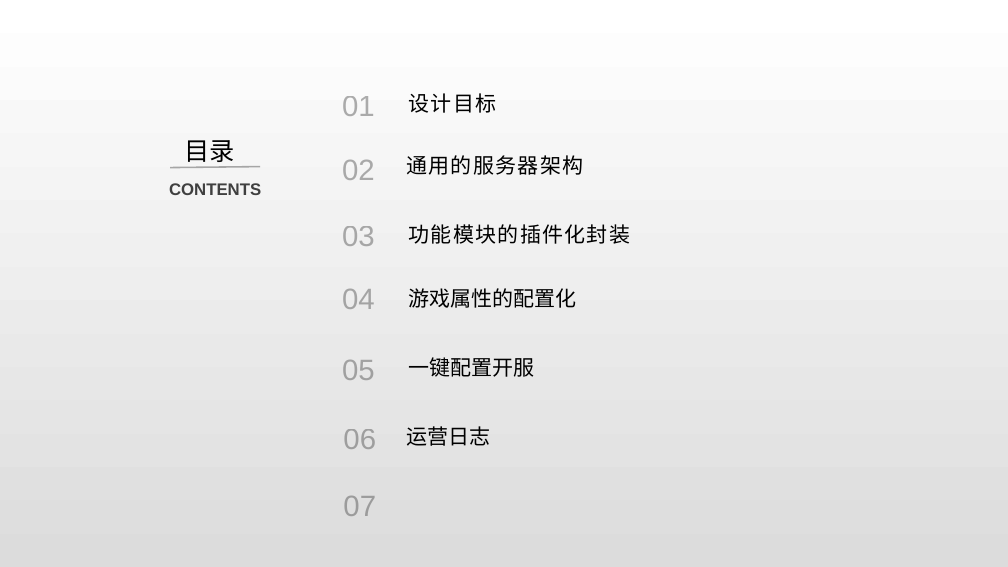
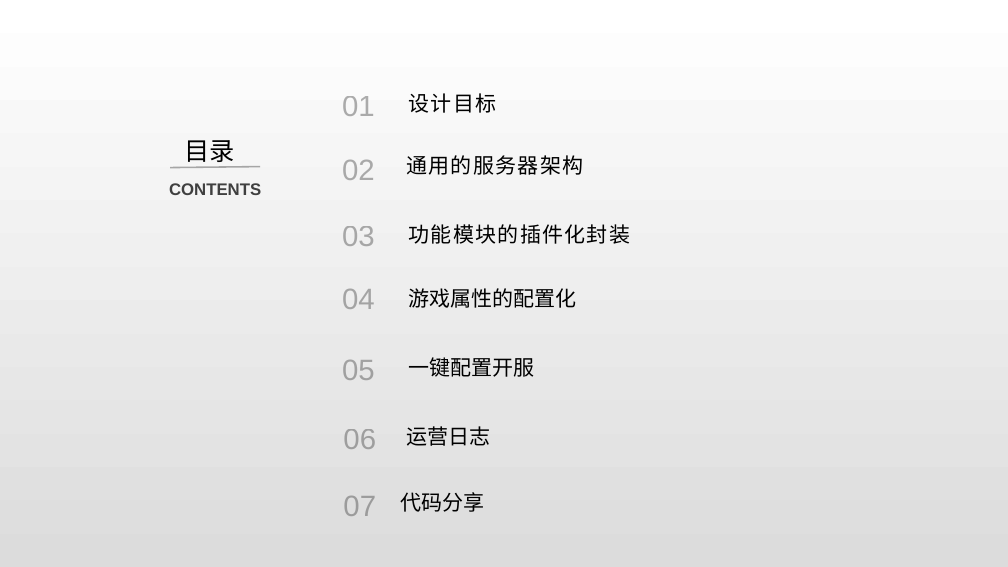
Before and after one commit to lori227/KFrame, a slide deck: slide 2 of _doc/KFrame.pptx. Drawn at 1008x567 pixels with LibreOffice and Linux fonts; fonts in the diff are those of the drawing. Boxes give left, top, right and bottom in pixels: in the first picture for what was removed or moved away, otherwise in the second. Text is boxed around its words. In the diff, an @@ line names an element or a change of style, - is before the commit and + after.

```diff
--- a/_doc/KFrame.pptx
+++ b/_doc/KFrame.pptx
@@ text added at (400, 492, 484, 512), 20 pt, text #000000 @@
+代码分享
```
Also in this commit, not shown: 1 slide added.
